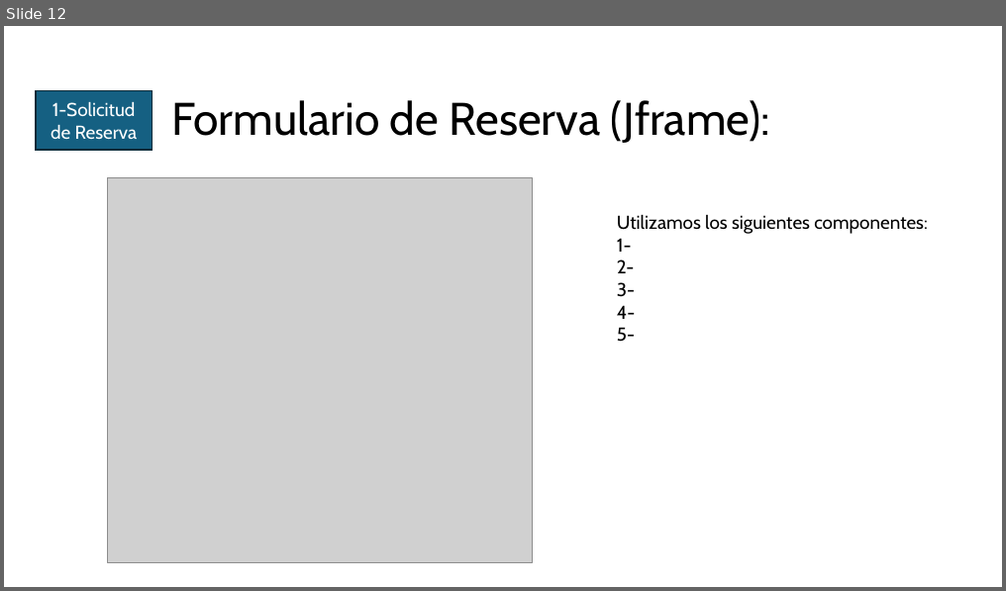
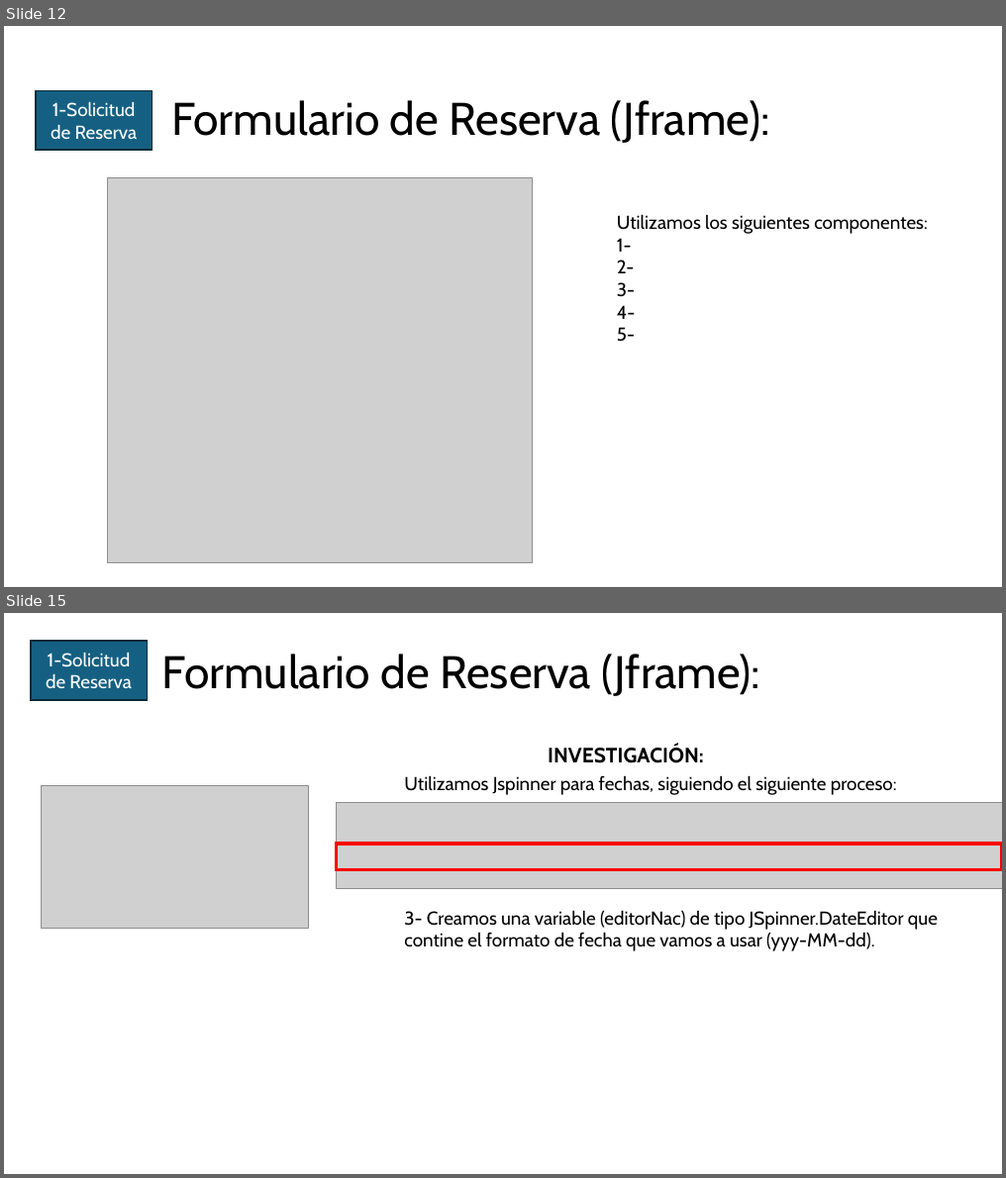
Before and after one commit to oscarloria/EcoAnaApp, a slide deck: ECOANA.pptx. Shown one above the other, each under a label of ours: slide 12 before the commit, slides 12 and 15 after it; the slides between them are not shown. The pictures are 1006x591 and 1006x1178 pixels, drawn with LibreOffice and Linux fonts; fonts in the diff are those of the drawing; grey boxes stand for pictures. Boxes give left, top, right and bottom in pixels: in the first picture for what was removed or moved away, otherwise in the second. Text is boxed around its words. In the diff, an @@ line names an element or a change of style, - is before the commit and + after.

```diff
--- a/ECOANA.pptx
+++ b/ECOANA.pptx
@@ slide 15 added at box(4, 613, 1002, 1174), background #FFFFFF @@
@@ rectangle added at box(30, 641, 147, 700), fill #156082, outline #092A39 1.5 pt, 18 pt, text #FFFFFF @@
+1-Solicitud de Reserva
@@ title added at box(162, 654, 760, 696), 44 pt, text #000000 @@
+Formulario de Reserva (Jframe):
@@ text added at box(548, 745, 704, 763), 20 pt, text #000000, bold @@
+INVESTIGACIÓN:
@@ picture added at box(42, 786, 309, 928) @@
@@ text added at box(404, 775, 938, 952), 18 pt, text #000000 @@
+Utilizamos Jspinner para fechas, siguiendo el siguiente proceso:
+3- Creamos una variable (editorNac) de tipo JSpinner.DateEditor que contine el formato de fecha que vamos a usar (yyy-MM-dd).
@@ picture added at box(337, 802, 1002, 889) @@
@@ rectangle added at box(337, 844, 1002, 869), outline #FF0000 3 pt @@
```
Also in this commit, not shown: 1 slide changed, 3 other slides added, 7 other files.
